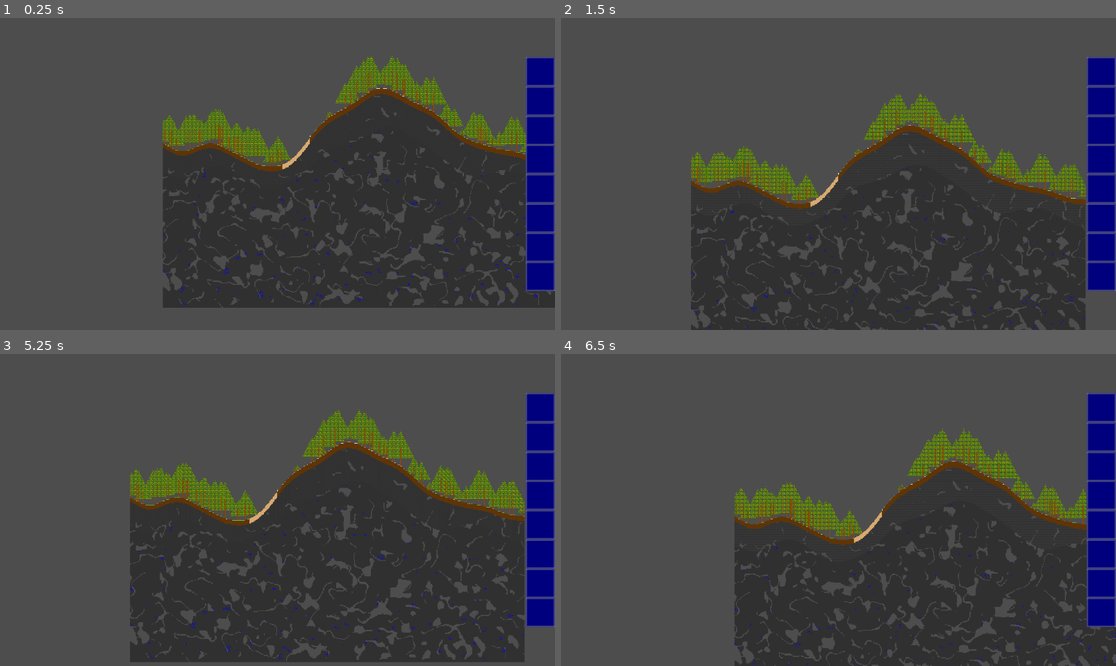
Above: before the commit, frames 1-4 (two rows, left to right).
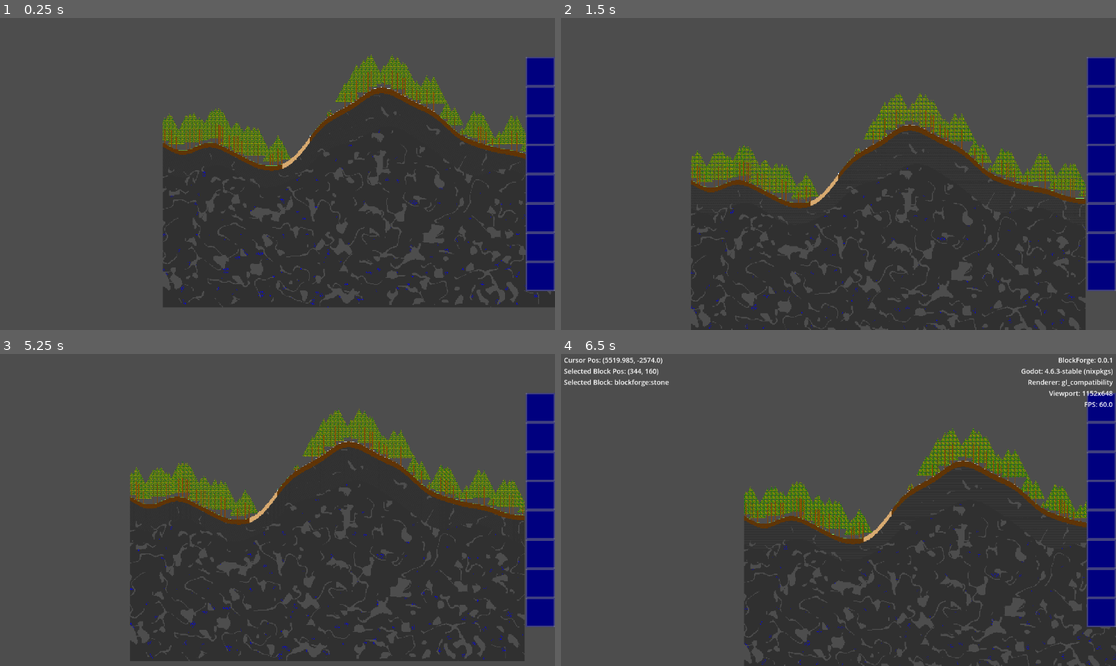
Above: after the commit, the same moments.

Repository: TwigGlenn4/BlockForge
Game: Godot game, scene res://scenes/GameScene/game_scene.tscn
The game is run twice, just before and just after one commit, with the same random seed, the same clock (stepped at 60 frames per second) and the same inputs.
Inputs (mouse positions are in pixels of both pictures, inside the frame that each line leads up to):
- Up to frame 1 (0.25 s): no input
- Up to frame 2 (1.5 s): click (1099, 71) at 0.52 s; click (1099, 71) at 1.27 s
- Up to frame 3 (5.25 s): click (538, 407) at 2.02 s; tap Enter (ui_accept) at 2.75, 3.02, 3.5, 3.77, 4.25, 5 s; move the mouse to (399, 494) at 2.77 s; hold C (look_at_character) 2.78-3.53 s; tap Keypad 0 (look_at_portal) at 3.05, 3.6 s; move the mouse to (166, 525) at 3.52 s; tap M (print_pointer_location, bound only before the commit) at 3.8 s; move the mouse to (333, 441) at 4.27 s; hold M (print_pointer_location, bound only before the commit) 4.28-5.03 s; tap C (look_at_character) at 4.55 s; move the mouse to (249, 572) at 5.02 s; tap Down (camera_pan_down) at 5.1 s
- Up to frame 4 (6.5 s): tap Enter (ui_accept) at 5.27, 6.02 s; tap Keypad 0 (look_at_portal) at 5.3 s; move the mouse to (1005, 556) at 5.77 s; hold Left (camera_pan_left) from 5.78 s (still down); tap M (print_pointer_location, bound only before the commit) at 6.05 s; tap F3 (toggle_debug_info, bound only after the commit) at 6.4 s

The runs differ from the first frame. In frame 1, 1.8% of the frame differs, in the area x 29-99%, y 11-93%; in frame 2, 2.0%; in frame 3, 2.0%; in frame 4, 13%, in the area x 0-100%, y 1-100%.

Commit message:
Added debug info (F3) for cursor pos and more, removed print_pointer_location keybind

Diff:
--- /dev/null
+++ b/assets/main_theme.tres
@@ -0,0 +1,4 @@
+[gd_resource type="Theme" format=3 uid="uid://ir1cbapcow7p"]
+
+[resource]
+default_font_size = 14
--- a/classes/interacter.gd
+++ b/classes/interacter.gd
@@ -153,12 +153,9 @@
 	zoom = new_zoom.clamp(Vector2(0.02, 0.02), Vector2(3,3))
 	scale = Vector2(1 / zoom.x, 1 / zoom.y)
 
-	if event.is_action_pressed("print_pointer_location"):
-		print("Mouse is at: ", get_global_mouse_position()/16)
-
-	if Input.is_action_pressed("look_at_portal"): # centers camera on bottom block of portal anim
+	if Input.is_action_just_pressed("look_at_portal"): # centers camera on bottom block of portal anim
 		_move_to_block(world.world_portal_pos)
-	if Input.is_action_pressed("look_at_character"):
+	if Input.is_action_just_pressed("look_at_character"):
 		# print("moving to character")selected_character.current_pos
 		_move_to_block(selected_character.current_pos)
 
--- a/classes/world.gd
+++ b/classes/world.gd
@@ -19,6 +19,8 @@
 func _ready():
 	tilemap = get_node("/root/GameScene/World/Foreground")
 	worldgen = get_node("/root/GameScene/World/WorldGen")
+
+	tilemap.position.y = -tilemap.rendering_quadrant_size # fix tilemap position seeming to be top-left of bottom-left cell. I think this is because I chose to work in the positive-y quadrant instead of negative-y
 	chunks.resize(width)
 
 	for n in width:
--- a/project.godot
+++ b/project.godot
@@ -15,6 +15,7 @@
 [application]
 
 config/name="BlockForge"
+config/version="0.0.1"
 run/main_scene="res://scenes/GameScene/game_scene.tscn"
 config/features=PackedStringArray("4.6", "GL Compatibility")
 config/icon="res://icon.svg"
@@ -22,6 +23,10 @@
 [debug]
 
 gdscript/warnings/integer_division=0
+
+[gui]
+
+theme/custom="uid://ir1cbapcow7p"
 
 [input]
 
@@ -68,11 +73,6 @@
 "events": [Object(InputEventKey,"resource_local_to_scene":false,"resource_name":"","device":-1,"window_id":0,"alt_press …(192 unchanged characters)…
 ]
 }
-print_pointer_location={
-"deadzone": 0.5,
-"events": [Object(InputEventKey,"resource_local_to_scene":false,"resource_name":"","device":-1,"window_id":0,"alt_pressed":false,"shift_pressed":false,"ctrl_pressed":false,"meta_pressed":false,"pressed":false,"keycode":0,"physical_keycode":77,"key_label":0,"unicode":109,"location":0,"echo":false,"script":null)
-]
-}
 look_at_portal={
 "deadzone": 0.5,
 "events": [Object(InputEventKey,"resource_local_to_scene":false,"resource_name":"","device":-1,"window_id":0,"alt_press …(196 unchanged characters)…
@@ -105,6 +105,11 @@
 "events": [Object(InputEventMouseButton,"resource_local_to_scene":false,"resource_name":"","device":-1,"window_id":0,"a …(258 unchanged characters)…
 ]
 }
+toggle_debug_info={
+"deadzone": 0.2,
+"events": [Object(InputEventKey,"resource_local_to_scene":false,"resource_name":"","device":-1,"window_id":0,"alt_pressed":false,"shift_pressed":false,"ctrl_pressed":false,"meta_pressed":false,"pressed":false,"keycode":0,"physical_keycode":4194334,"key_label":0,"unicode":0,"location":0,"echo":false,"script":null)
+]
+}
 
 [rendering]
 
--- /dev/null
+++ b/scenes/GameScene/DebugInfo/debug_info.gd
@@ -0,0 +1,16 @@
+extends Control
+
+var children: Array[Node] = []
+
+func _ready() -> void:
+    children = get_children()
+    set_visibility(false)
+
+func _input(_event: InputEvent) -> void:
+    if Input.is_action_just_pressed("toggle_debug_info"):
+        set_visibility(!visible)
+
+func set_visibility(visiblility: bool) -> void:
+    visible = visiblility
+    for child: Node in children:
+        child.visible = visiblility
--- /dev/null
+++ b/scenes/GameScene/DebugInfo/debug_info.tscn
@@ -0,0 +1,34 @@
+[gd_scene format=3 uid="uid://c3vqbaps2gav1"]
+
+[ext_resource type="Script" uid="uid://b3x4drfx4j22m" path="res://scenes/GameScene/DebugInfo/debug_info.gd" id="1_qsfei"]
+[ext_resource type="Script" uid="uid://gce13o5pykoa" path="res://scenes/GameScene/DebugInfo/world_info.gd" id="1_xg8bm"]
+[ext_resource type="Script" uid="uid://cdsmvjgvtpase" path="res://scenes/GameScene/DebugInfo/game_info.gd" id="2_3yfyu"]
+
+[node name="DebugInfo" type="Control" unique_id=678135099]
+visible = false
+layout_mode = 3
+anchors_preset = 15
+anchor_right = 1.0
+anchor_bottom = 1.0
+grow_horizontal = 2
+grow_vertical = 2
+script = ExtResource("1_qsfei")
+
+[node name="WorldInfo" type="Label" parent="." unique_id=157130281]
+layout_mode = 1
+anchors_preset = -1
+anchor_left = 0.005
+anchor_top = 0.005
+anchor_right = 0.5
+anchor_bottom = 0.995
+script = ExtResource("1_xg8bm")
+
+[node name="GameInfo" type="Label" parent="." unique_id=939031162]
+layout_mode = 1
+anchors_preset = -1
+anchor_left = 0.5
+anchor_top = 0.005
+anchor_right = 0.995
+anchor_bottom = 0.995
+horizontal_alignment = 2
+script = ExtResource("2_3yfyu")
--- /dev/null
+++ b/scenes/GameScene/DebugInfo/game_info.gd
@@ -0,0 +1,20 @@
+extends Label
+
+
+func _process(_delta: float) -> void:
+	if visible:
+		text = _create_text()
+
+
+func _create_text() -> String:
+
+	var output: String = ""
+	output += ProjectSettings.get_setting("application/config/name") + ": " + ProjectSettings.get_setting("application/config/version") + "\n"
+	output += "Godot: " + Engine.get_version_info().string + "\n"
+	output += "Renderer: " + ProjectSettings.get_setting("rendering/renderer/rendering_method") + "\n"
+	# output += "GPU: " + RenderingServer.get_video_adapter_name() + "\n"
+	var window_size: Vector2i = DisplayServer.window_get_size()
+	output += "Viewport: " + str(window_size.x) + "x" + str(window_size.y) + "\n"
+	output += "FPS: " + str(Engine.get_frames_per_second()) + "\n"
+
+	return output
--- /dev/null
+++ b/scenes/GameScene/DebugInfo/world_info.gd
@@ -0,0 +1,26 @@
+extends Label
+
+var world: World
+var camera: Camera2D
+
+func _ready() -> void:
+	world = get_node("/root/GameScene/World")
+	camera = get_node("/root/GameScene/World/MainCamera")
+
+
+func _process(_delta: float) -> void:
+	if visible:
+		text = _create_text()
+
+
+func _create_text() -> String:
+	var mouse_pos: Vector2 = camera.get_global_mouse_position()
+	var output: String = "Cursor Pos: " + str(mouse_pos) + "\n"
+
+	var block_pos: Vector2i = Helpers.pos_pixel_to_block(mouse_pos)
+	output += "Selected Block Pos: " + str(block_pos) + "\n"
+	var selected_tile: DataTile = world.get_tile_v(block_pos)
+	output += "Selected Block: " + str(selected_tile)
+
+
+	return output
--- a/scenes/GameScene/HotbarSlot/HotbarSlot.tscn
+++ b/scenes/GameScene/HotbarSlot/HotbarSlot.tscn
@@ -10,7 +10,6 @@
 
 [node name="HotbarSlot" type="Control" unique_id=1975555273 node_paths=PackedStringArray("button_bg", "item_icon", "item_count_label")]
 layout_mode = 3
-anchors_preset = 15
 anchor_right = 1.0
 anchor_bottom = 1.0
 offset_right = -1112.0
--- a/scenes/GameScene/game_scene.tscn
+++ b/scenes/GameScene/game_scene.tscn
@@ -4,6 +4,7 @@
 [ext_resource type="TileSet" uid="uid://dpfjjvmnau73i" path="res://assets/textures/main_tileset.tres" id="2_6vc3a"]
 [ext_resource type="Script" uid="uid://kh2fdue00hth" path="res://classes/interacter.gd" id="4_ws153"]
 [ext_resource type="Script" uid="uid://w6yr38jum6jq" path="res://scenes/GameScene/GeneratorProgress.gd" id="5_4gwsg"]
+[ext_resource type="PackedScene" uid="uid://c3vqbaps2gav1" path="res://scenes/GameScene/DebugInfo/debug_info.tscn" id="6_2b2ab"]
 [ext_resource type="Script" uid="uid://bvnvk8t0nu8bf" path="res://classes/worldgen_v2.gd" id="6_s71n1"]
 [ext_resource type="Script" uid="uid://dlgg06agpm32s" path="res://scenes/GameScene/WorldGenTimer.gd" id="7_8d45b"]
 [ext_resource type="Script" uid="uid://buq3rnhdmjljb" path="res://classes/character.gd" id="8_dcpno"]
@@ -70,6 +71,8 @@
 size_flags_vertical = 3
 script = ExtResource("8_rvax8")
 
+[node name="DebugInfo" parent="World/MainCamera/MainUI" unique_id=678135099 instance=ExtResource("6_2b2ab")]
+
 [node name="WorldGen" type="Node" parent="World" unique_id=516468895]
 script = ExtResource("6_s71n1")
 
Not shown, added: scenes/GameScene/DebugInfo/debug_info.gd.uid
Not shown, added: scenes/GameScene/DebugInfo/game_info.gd.uid
Not shown, added: scenes/GameScene/DebugInfo/world_info.gd.uid
